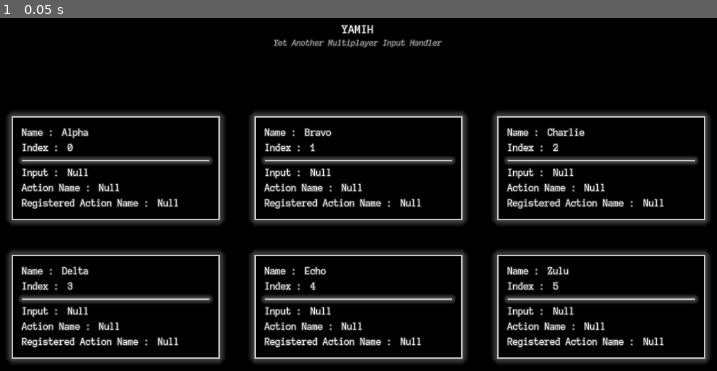
Above: before the commit, frame 1.
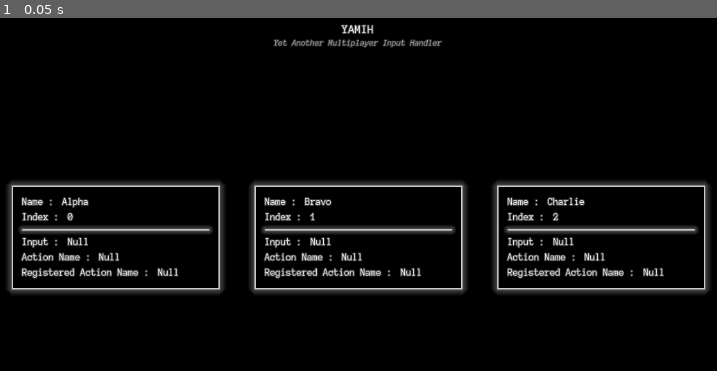
Above: after the commit, the same moment.

Repository: MarageDev/YAMIH
Game: Godot game, scene res://YAMIH/Demo/TestInputScene.tscn
The game is run twice, just before and just after one commit, with the same random seed, the same clock (stepped at 60 frames per second) and the same inputs.
Inputs:
- Up to frame 1 (0.05 s): no input

The runs differ from the first frame. In frame 1, 23% of the frame differs, in the area x 0-100%, y 26-98%.

Commit message:
Now supports controllers and anything else probably

Diff:
--- a/YAMIH/Demo/PlayerCard/UI_PlayerCard.tscn
+++ b/YAMIH/Demo/PlayerCard/UI_PlayerCard.tscn
@@ -56,7 +56,9 @@
 
 [node name="l_PlayerName" type="Label" parent="Panel/MarginContainer/VBoxContainer/HBoxContainer2"]
 layout_mode = 2
+size_flags_horizontal = 3
 text = "Player"
+text_overrun_behavior = 3
 
 [node name="HBoxContainer" type="HBoxContainer" parent="Panel/MarginContainer/VBoxContainer"]
 layout_mode = 2
@@ -68,7 +70,9 @@
 
 [node name="l_PlayerIndex" type="Label" parent="Panel/MarginContainer/VBoxContainer/HBoxContainer"]
 layout_mode = 2
+size_flags_horizontal = 3
 text = "0"
+text_overrun_behavior = 3
 
 [node name="HSeparator" type="HSeparator" parent="Panel/MarginContainer/VBoxContainer"]
 layout_mode = 2
@@ -96,7 +100,9 @@
 
 [node name="l_Input" type="Label" parent="Panel/MarginContainer/VBoxContainer/HBoxContainer4"]
 layout_mode = 2
+size_flags_horizontal = 3
 text = "Null"
+text_overrun_behavior = 3
 
 [node name="HBoxContainer5" type="HBoxContainer" parent="Panel/MarginContainer/VBoxContainer"]
 layout_mode = 2
@@ -108,7 +114,9 @@
 
 [node name="l_ActionName" type="Label" parent="Panel/MarginContainer/VBoxContainer/HBoxContainer5"]
 layout_mode = 2
+size_flags_horizontal = 3
 text = "Null"
+text_overrun_behavior = 3
 
 [node name="HBoxContainer3" type="HBoxContainer" parent="Panel/MarginContainer/VBoxContainer"]
 layout_mode = 2
@@ -120,4 +128,6 @@
 
 [node name="l_RegisteredActionName" type="Label" parent="Panel/MarginContainer/VBoxContainer/HBoxContainer3"]
 layout_mode = 2
+size_flags_horizontal = 3
 text = "Null"
+text_overrun_behavior = 3
--- a/YAMIH/Demo/test_input_scene_demo_.gd
+++ b/YAMIH/Demo/test_input_scene_demo_.gd
@@ -28,7 +28,7 @@
 				if i.PlayerIndex == player_index:
 					for j:C_ModularInput in i.Inputs:
 						if j.action_name == action :
-							pressed_key = j.key.as_text_keycode()
+							pressed_key = j.input.as_text()
 			for i:C_PlayerCard in player_cards:
 				if i.l_player_index.text == str(player_index):
 					i.l_registered_action_name.text = Action
--- a/YAMIH/Input/Input.gd
+++ b/YAMIH/Input/Input.gd
@@ -2,5 +2,4 @@
 class_name C_ModularInput
 
 @export var action_name:String
-@export var key:InputEventKey
 @export var input:InputEvent
--- a/YAMIH/InputManager/InputManager.gd
+++ b/YAMIH/InputManager/InputManager.gd
@@ -12,5 +12,5 @@
 	for InputRef in Player.Inputs:
 		var formated_action_name:String = str(InputRef.action_name,"_",Player.PlayerIndex)
 		InputMap.add_action(formated_action_name)
-		InputMap.action_add_event(formated_action_name, InputRef.key)
+		InputMap.action_add_event(formated_action_name,InputRef.input)
 		Actions.append(formated_action_name)
--- a/YAMIH/InputManager/InputManager.tscn
+++ b/YAMIH/InputManager/InputManager.tscn
@@ -1,14 +1,11 @@
-[gd_scene load_steps=9 format=3 uid="uid://bdsyquh25a5ti"]
+[gd_scene load_steps=6 format=3 uid="uid://bdsyquh25a5ti"]
 
 [ext_resource type="Script" path="res://YAMIH/InputManager/InputManager.gd" id="1_mgvjp"]
 [ext_resource type="Script" path="res://YAMIH/PlayerInputHandler/PlayerInputHandler.gd" id="2_lqr7f"]
 [ext_resource type="Resource" uid="uid://bgso4mjbvxske" path="res://YAMIH/PlayerInputHandler/Players/Player_1.tres" id="3_f12hv"]
 [ext_resource type="Resource" uid="uid://cq1wde7lhot8m" path="res://YAMIH/PlayerInputHandler/Players/Player_2.tres" id="4_ju150"]
 [ext_resource type="Resource" uid="uid://cljfw1vmwvl67" path="res://YAMIH/PlayerInputHandler/Players/Player_3.tres" id="5_vjujg"]
-[ext_resource type="Resource" uid="uid://qopa58pnu3od" path="res://YAMIH/PlayerInputHandler/Players/Player_4.tres" id="6_eq6w2"]
-[ext_resource type="Resource" uid="uid://bsiuuq4q1lclg" path="res://YAMIH/PlayerInputHandler/Players/Player_5.tres" id="7_ta52g"]
-[ext_resource type="Resource" uid="uid://bx8qwuljjk15t" path="res://YAMIH/PlayerInputHandler/Players/Player_6.tres" id="8_bgtp7"]
 
 [node name="InputManager" type="Node"]
 script = ExtResource("1_mgvjp")
-Players = Array[ExtResource("2_lqr7f")]([ExtResource("3_f12hv"), ExtResource("4_ju150"), ExtResource("5_vjujg"), ExtResource("6_eq6w2"), ExtResource("7_ta52g"), ExtResource("8_bgtp7")])
+Players = Array[ExtResource("2_lqr7f")]([ExtResource("3_f12hv"), ExtResource("4_ju150"), ExtResource("5_vjujg")])
--- a/YAMIH/PlayerInputHandler/Players/Player_1.tres
+++ b/YAMIH/PlayerInputHandler/Players/Player_1.tres
@@ -11,9 +11,9 @@
 [sub_resource type="Resource" id="Resource_khjwd"]
 script = ExtResource("1_pjbrj")
 action_name = "Up"
-key = SubResource("InputEventKey_ib0oq")
+input = SubResource("InputEventKey_48vq6")
 
-[sub_resource type="InputEventKey" id="InputEventKey_trsa6"]
+[sub_resource type="InputEventKey" id="InputEventKey_4d73m"]
 device = -1
 keycode = 68
 unicode = 100
@@ -21,9 +21,9 @@
 [sub_resource type="Resource" id="Resource_d6js1"]
 script = ExtResource("1_pjbrj")
 action_name = "Right"
-key = SubResource("InputEventKey_trsa6")
+input = SubResource("InputEventKey_4d73m")
 
-[sub_resource type="InputEventKey" id="InputEventKey_edejt"]
+[sub_resource type="InputEventKey" id="InputEventKey_3741u"]
 device = -1
 keycode = 81
 unicode = 113
@@ -31,9 +31,9 @@
 [sub_resource type="Resource" id="Resource_loq1o"]
 script = ExtResource("1_pjbrj")
 action_name = "Left"
-key = SubResource("InputEventKey_edejt")
+input = SubResource("InputEventKey_3741u")
 
-[sub_resource type="InputEventKey" id="InputEventKey_5h3hb"]
+[sub_resource type="InputEventKey" id="InputEventKey_r7l53"]
 device = -1
 keycode = 83
 unicode = 115
@@ -41,7 +41,7 @@
 [sub_resource type="Resource" id="Resource_rb4oc"]
 script = ExtResource("1_pjbrj")
 action_name = "Down"
-key = SubResource("InputEventKey_5h3hb")
+input = SubResource("InputEventKey_r7l53")
 
 [resource]
 script = ExtResource("2_8jefy")
--- a/YAMIH/PlayerInputHandler/Players/Player_2.tres
+++ b/YAMIH/PlayerInputHandler/Players/Player_2.tres
@@ -15,41 +15,26 @@
 [sub_resource type="InputEventJoypadMotion" id="InputEventJoypadMotion_0y0k7"]
 axis_value = 1.0
 
-[sub_resource type="InputEventKey" id="InputEventKey_trsa6"]
-device = -1
-keycode = 4194321
-
 [sub_resource type="Resource" id="Resource_d6js1"]
 script = ExtResource("1_1bwb0")
 action_name = "Right"
-key = SubResource("InputEventKey_trsa6")
 input = SubResource("InputEventJoypadMotion_0y0k7")
 
 [sub_resource type="InputEventJoypadMotion" id="InputEventJoypadMotion_dk3e5"]
 axis_value = -1.0
 
-[sub_resource type="InputEventKey" id="InputEventKey_edejt"]
-device = -1
-keycode = 4194319
-
 [sub_resource type="Resource" id="Resource_loq1o"]
 script = ExtResource("1_1bwb0")
 action_name = "Left"
-key = SubResource("InputEventKey_edejt")
 input = SubResource("InputEventJoypadMotion_dk3e5")
 
 [sub_resource type="InputEventJoypadMotion" id="InputEventJoypadMotion_ixji6"]
 axis = 1
 axis_value = 1.0
 
-[sub_resource type="InputEventKey" id="InputEventKey_5h3hb"]
-device = -1
-keycode = 4194322
-
 [sub_resource type="Resource" id="Resource_rb4oc"]
 script = ExtResource("1_1bwb0")
 action_name = "Down"
-key = SubResource("InputEventKey_5h3hb")
 input = SubResource("InputEventJoypadMotion_ixji6")
 
 [resource]
--- a/YAMIH/PlayerInputHandler/Players/Player_3.tres
+++ b/YAMIH/PlayerInputHandler/Players/Player_3.tres
@@ -3,45 +3,45 @@
 [ext_resource type="Script" path="res://YAMIH/Input/Input.gd" id="1_ftfke"]
 [ext_resource type="Script" path="res://YAMIH/PlayerInputHandler/PlayerInputHandler.gd" id="2_aosb8"]
 
-[sub_resource type="InputEventKey" id="InputEventKey_ib0oq"]
+[sub_resource type="InputEventKey" id="InputEventKey_kbs8g"]
 device = -1
-keycode = 4194446
-unicode = 56
+keycode = 79
+unicode = 111
 
 [sub_resource type="Resource" id="Resource_khjwd"]
 script = ExtResource("1_ftfke")
 action_name = "Up"
-key = SubResource("InputEventKey_ib0oq")
+input = SubResource("InputEventKey_kbs8g")
 
-[sub_resource type="InputEventKey" id="InputEventKey_trsa6"]
+[sub_resource type="InputEventKey" id="InputEventKey_6isw0"]
 device = -1
-keycode = 4194444
-unicode = 54
+keycode = 77
+unicode = 109
 
 [sub_resource type="Resource" id="Resource_d6js1"]
 script = ExtResource("1_ftfke")
 action_name = "Right"
-key = SubResource("InputEventKey_trsa6")
+input = SubResource("InputEventKey_6isw0")
 
-[sub_resource type="InputEventKey" id="InputEventKey_edejt"]
+[sub_resource type="InputEventKey" id="InputEventKey_djy60"]
 device = -1
-keycode = 4194442
-unicode = 52
+keycode = 75
+unicode = 107
 
 [sub_resource type="Resource" id="Resource_loq1o"]
 script = ExtResource("1_ftfke")
 action_name = "Left"
-key = SubResource("InputEventKey_edejt")
+input = SubResource("InputEventKey_djy60")
 
-[sub_resource type="InputEventKey" id="InputEventKey_5h3hb"]
+[sub_resource type="InputEventKey" id="InputEventKey_tnsuy"]
 device = -1
-keycode = 4194440
-unicode = 50
+keycode = 76
+unicode = 108
 
 [sub_resource type="Resource" id="Resource_rb4oc"]
 script = ExtResource("1_ftfke")
 action_name = "Down"
-key = SubResource("InputEventKey_5h3hb")
+input = SubResource("InputEventKey_tnsuy")
 
 [resource]
 script = ExtResource("2_aosb8")
--- a/YAMIH/PlayerInputHandler/Players/Player_4.tres
+++ /dev/null
@@ -1,50 +0,0 @@
-[gd_resource type="Resource" script_class="C_PlayerInputHandler" load_steps=11 format=3 uid="uid://qopa58pnu3od"]
-
-[ext_resource type="Script" path="res://YAMIH/Input/Input.gd" id="1_3i2yh"]
-[ext_resource type="Script" path="res://YAMIH/PlayerInputHandler/PlayerInputHandler.gd" id="2_qguq5"]
-
-[sub_resource type="InputEventKey" id="InputEventKey_ib0oq"]
-device = -1
-keycode = 79
-unicode = 111
-
-[sub_resource type="Resource" id="Resource_khjwd"]
-script = ExtResource("1_3i2yh")
-action_name = "Up"
-key = SubResource("InputEventKey_ib0oq")
-
-[sub_resource type="InputEventKey" id="InputEventKey_trsa6"]
-device = -1
-keycode = 77
-unicode = 109
-
-[sub_resource type="Resource" id="Resource_d6js1"]
-script = ExtResource("1_3i2yh")
-action_name = "Right"
-key = SubResource("InputEventKey_trsa6")
-
-[sub_resource type="InputEventKey" id="InputEventKey_edejt"]
-device = -1
-keycode = 75
-unicode = 107
-
-[sub_resource type="Resource" id="Resource_loq1o"]
-script = ExtResource("1_3i2yh")
-action_name = "Left"
-key = SubResource("InputEventKey_edejt")
-
-[sub_resource type="InputEventKey" id="InputEventKey_5h3hb"]
-device = -1
-keycode = 76
-unicode = 108
-
-[sub_resource type="Resource" id="Resource_rb4oc"]
-script = ExtResource("1_3i2yh")
-action_name = "Down"
-key = SubResource("InputEventKey_5h3hb")
-
-[resource]
-script = ExtResource("2_qguq5")
-PlayerIndex = 3
-PlayerName = "Delta"
-Inputs = Array[ExtResource("1_3i2yh")]([SubResource("Resource_khjwd"), SubResource("Resource_d6js1"), SubResource("Resource_loq1o"), SubResource("Resource_rb4oc")])
--- a/YAMIH/PlayerInputHandler/Players/Player_5.tres
+++ /dev/null
@@ -1,50 +0,0 @@
-[gd_resource type="Resource" script_class="C_PlayerInputHandler" load_steps=11 format=3 uid="uid://bsiuuq4q1lclg"]
-
-[ext_resource type="Script" path="res://YAMIH/Input/Input.gd" id="1_hvbcw"]
-[ext_resource type="Script" path="res://YAMIH/PlayerInputHandler/PlayerInputHandler.gd" id="2_a8mfx"]
-
-[sub_resource type="InputEventKey" id="InputEventKey_ib0oq"]
-device = -1
-keycode = 89
-unicode = 121
-
-[sub_resource type="Resource" id="Resource_khjwd"]
-script = ExtResource("1_hvbcw")
-action_name = "Up"
-key = SubResource("InputEventKey_ib0oq")
-
-[sub_resource type="InputEventKey" id="InputEventKey_trsa6"]
-device = -1
-keycode = 74
-unicode = 106
-
-[sub_resource type="Resource" id="Resource_d6js1"]
-script = ExtResource("1_hvbcw")
-action_name = "Right"
-key = SubResource("InputEventKey_trsa6")
-
-[sub_resource type="InputEventKey" id="InputEventKey_edejt"]
-device = -1
-keycode = 71
-unicode = 103
-
-[sub_resource type="Resource" id="Resource_loq1o"]
-script = ExtResource("1_hvbcw")
-action_name = "Left"
-key = SubResource("InputEventKey_edejt")
-
-[sub_resource type="InputEventKey" id="InputEventKey_5h3hb"]
-device = -1
-keycode = 72
-unicode = 104
-
-[sub_resource type="Resource" id="Resource_rb4oc"]
-script = ExtResource("1_hvbcw")
-action_name = "Down"
-key = SubResource("InputEventKey_5h3hb")
-
-[resource]
-script = ExtResource("2_a8mfx")
-PlayerIndex = 4
-PlayerName = "Echo"
-Inputs = Array[ExtResource("1_hvbcw")]([SubResource("Resource_khjwd"), SubResource("Resource_d6js1"), SubResource("Resource_loq1o"), SubResource("Resource_rb4oc")])
--- a/YAMIH/PlayerInputHandler/Players/Player_6.tres
+++ /dev/null
@@ -1,49 +0,0 @@
-[gd_resource type="Resource" script_class="C_PlayerInputHandler" load_steps=11 format=3 uid="uid://bx8qwuljjk15t"]
-
-[ext_resource type="Script" path="res://YAMIH/Input/Input.gd" id="1_rkwda"]
-[ext_resource type="Script" path="res://YAMIH/PlayerInputHandler/PlayerInputHandler.gd" id="2_1m0wp"]
-
-[sub_resource type="InputEventKey" id="InputEventKey_ib0oq"]
-device = -1
-keycode = 61
-unicode = 61
-
-[sub_resource type="Resource" id="Resource_khjwd"]
-script = ExtResource("1_rkwda")
-action_name = "Up"
-key = SubResource("InputEventKey_ib0oq")
-
-[sub_resource type="InputEventKey" id="InputEventKey_trsa6"]
-device = -1
-keycode = 92
-unicode = 42
-
-[sub_resource type="Resource" id="Resource_d6js1"]
-script = ExtResource("1_rkwda")
-action_name = "Right"
-key = SubResource("InputEventKey_trsa6")
-
-[sub_resource type="InputEventKey" id="InputEventKey_edejt"]
-device = -1
-keycode = 93
-
-[sub_resource type="Resource" id="Resource_loq1o"]
-script = ExtResource("1_rkwda")
-action_name = "Left"
-key = SubResource("InputEventKey_edejt")
-
-[sub_resource type="InputEventKey" id="InputEventKey_5h3hb"]
-device = -1
-keycode = 59
-unicode = 94
-
-[sub_resource type="Resource" id="Resource_rb4oc"]
-script = ExtResource("1_rkwda")
-action_name = "Down"
-key = SubResource("InputEventKey_5h3hb")
-
-[resource]
-script = ExtResource("2_1m0wp")
-PlayerIndex = 5
-PlayerName = "Zulu"
-Inputs = Array[ExtResource("1_rkwda")]([SubResource("Resource_khjwd"), SubResource("Resource_d6js1"), SubResource("Resource_loq1o"), SubResource("Resource_rb4oc")])
Not shown: 1 places in YAMIH/PlayerInputHandler/Players/Player_1.tres that only renumber resources
Not shown: 1 places in YAMIH/PlayerInputHandler/Players/Player_2.tres that only renumber resources
